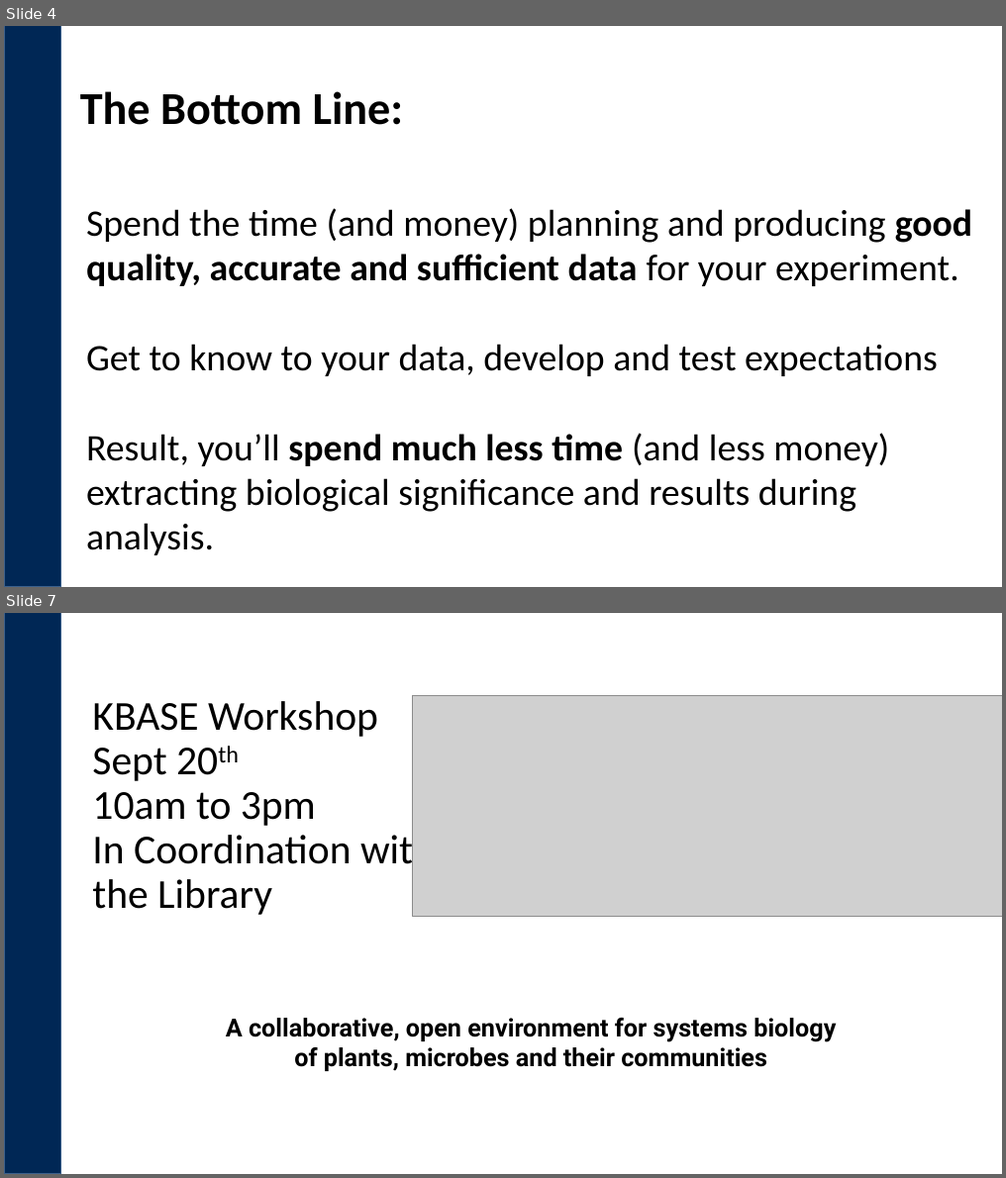
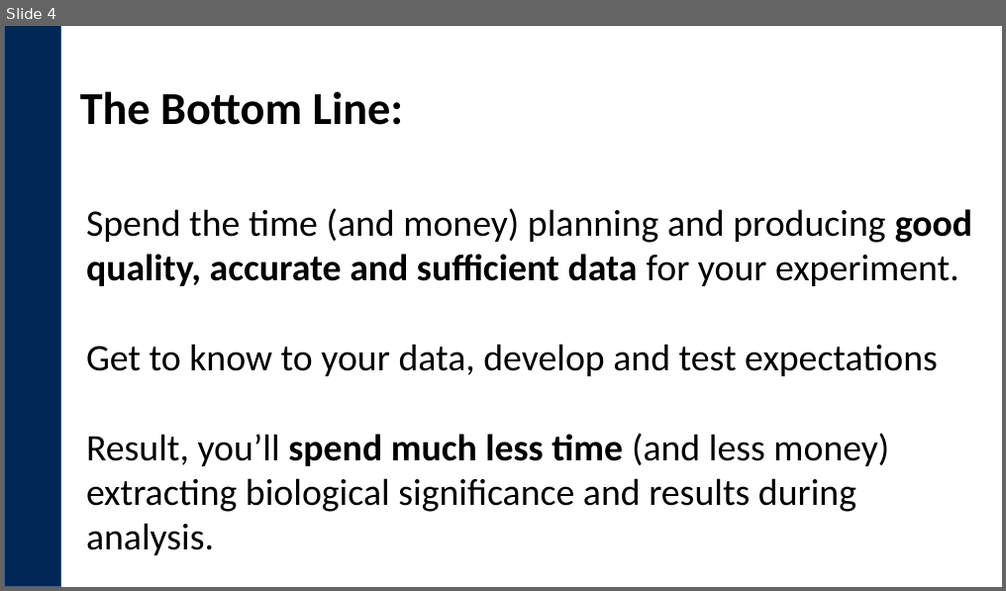
Before and after one commit to ucdavis-bioinformatics-training/2018-May-Microbial-Community-Analysis-Workshop_UCB, a slide deck: wednesday/Closing_Thoughts.pptx. Shown one above the other, each under a label of ours: slides 4 and 7 before the commit, slide 4 after it; the slides between them are not shown. The pictures are 1006x1178 and 1006x591 pixels, drawn with LibreOffice and Linux fonts; fonts in the diff are those of the drawing; grey boxes stand for pictures; background and template pictures are left out. Boxes give left, top, right and bottom in pixels: in the first picture for what was removed or moved away, otherwise in the second. Text is boxed around its words. In the diff, an @@ line names an element or a change of style, - is before the commit and + after.

```diff
--- a/wednesday/Closing_Thoughts.pptx
+++ b/wednesday/Closing_Thoughts.pptx
@@ slide 7 removed at [4,613,1002,1174], background #FFFFFF; not listed: 1 template element that a slide beside it also shows @@
@@ title removed at [92,701,435,915] @@
-KBASE Workshop
-Sept 20th
-10am to 3pm
-In Coordination with
-the Library
@@ picture removed at [413,696,1002,917] @@
@@ text removed at [226,1018,836,1071] @@
-A collaborative, open environment for systems biology
-of plants, microbes and their communities
```
Also in this commit, not shown: 1 slide changed, 1 slide added, 1 other slide removed, 7 other files.
